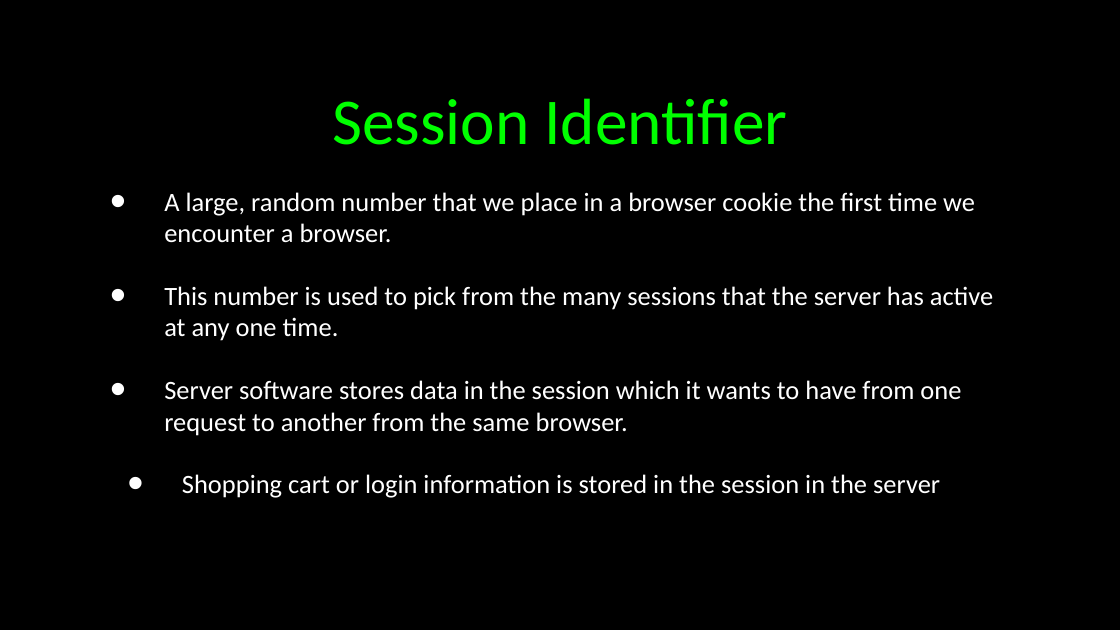
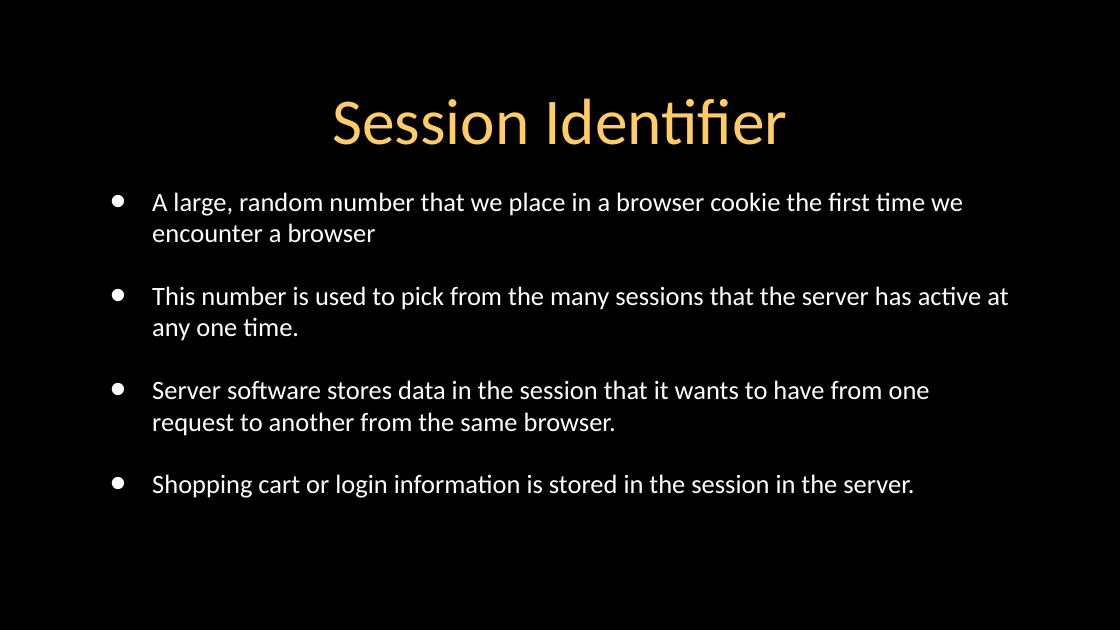
Before and after one commit to csev/wa4e, a slide deck: slide 17 of lectures/PHP-07-Cookies-Sessions.ppt. Drawn at 1120x630 pixels with LibreOffice and Linux fonts; fonts in the diff are those of the drawing. Boxes give left, top, right and bottom in pixels: in the first picture for what was removed or moved away, otherwise in the second. Text is boxed around its words. In the diff, an @@ line names an element or a change of style, - is before the commit and + after.

```diff
--- a/lectures/PHP-07-Cookies-Sessions.ppt
+++ b/lectures/PHP-07-Cookies-Sessions.ppt
@@ title "Session Identifier" at <box>332,98,787,145</box>: text colour #00FF00 to #FFCC66 @@
@@ text at <box>152,192,963,243</box>: text changed @@
-• A large, random number that we place in a browser cookie the first time we encounter a browser.
+• A large, random number that we place in a browser cookie the first time we encounter a browser
@@ text at <box>152,286,1008,341</box>: indent changed @@
@@ text at <box>152,380,930,498</box>: text changed @@
-• Server software stores data in the session which it wants to have from one request to another from the same browser.
-  • Shopping cart or login information is stored in the session in the server
+• Server software stores data in the session that it wants to have from one request to another from the same browser.
+• Shopping cart or login information is stored in the session in the server.
```
Also in this commit, not shown: 34 other slides changed, 3 other files.
